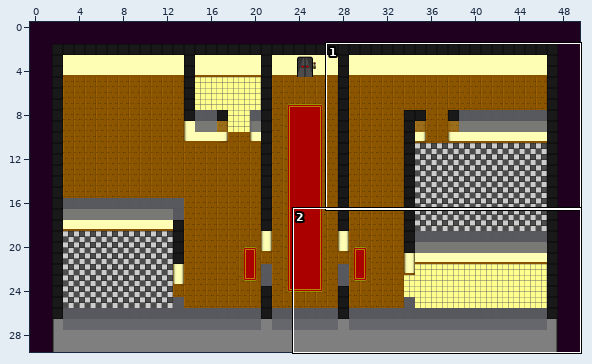
An edit to a level. Tiled map, ScaryMovie/data/maps/Apartment/Map.tmx. Above: a wide view before the commit, with the close-up outlined.
Close-up. Before:
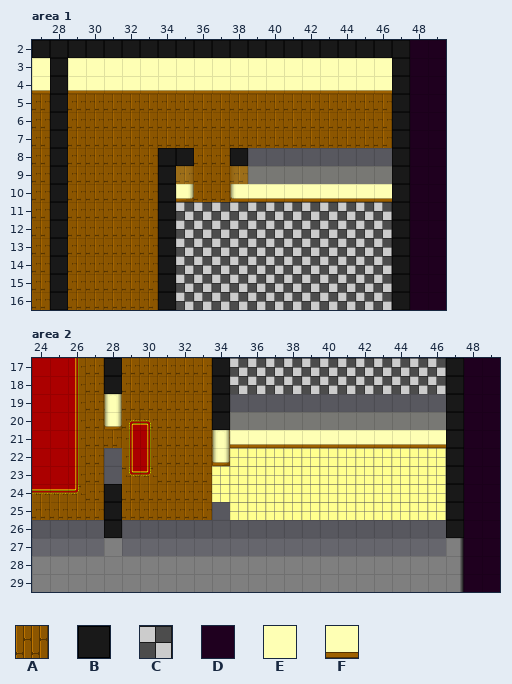
Cells are 32x32 px. Shown: area 1 x 27..49, y 2..16; area 2 x 24..49, y 17..29.
Key: from "Tileset": A 0, B 1, C 2, D 4, E 21, F 37.
_ is an empty cell.
Layers that did not change in this view are not listed.
Layer "Chao" before, area 1, first column x 27:
 2 BBBBBBBBBBBBBBBBBBBBBDD
 3 EBEEEEEEEEEEEEEEEEEEBDD
 4 FBFFFFFFFFFFFFFFFFFFBDD
 5 ABAAAAAAAAAAAAAAAAAABDD
 6 ABAAAAAAAAAAAAAAAAAABDD
 7 ABAAAAAAAAAAAAAAAAAABDD
 8 ABAAAAABBAAB________BDD
 9 ABAAAAABAAAA________BDD
10 ABAAAAABAAAAFFFFFFFFBDD
11 ABAAAAABCCCCCCCCCCCCBDD
12 ABAAAAABCCCCCCCCCCCCBDD
13 ABAAAAABCCCCCCCCCCCCBDD
14 ABAAAAABCCCCCCCCCCCCBDD
15 ABAAAAABCCCCCCCCCCCCBDD
16 ABAAAAABCCCCCCCCCCCCBDD
The same view after the edit:
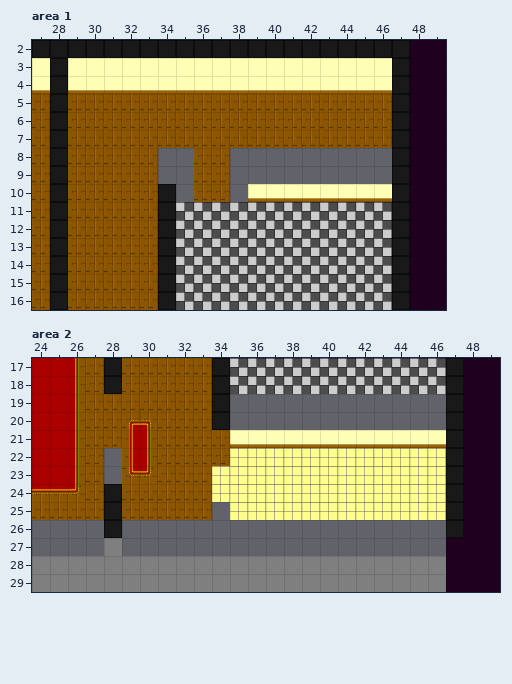
From the commit log: Alterações de layout.
What changed:
Changed rows in their new state; . is an unchanged cell.
layer "Decoração do Chao" opacity 100% -> 0%
layer "TopLayer" opacity 14% -> 1%
Layer "Chao", area 1:
first column x 34:
 8 __.._
 9 __.._
10 ._.._
layer "Decoração do Chao" opacity 100% -> 0%
layer "TopLayer" opacity 14% -> 1%
